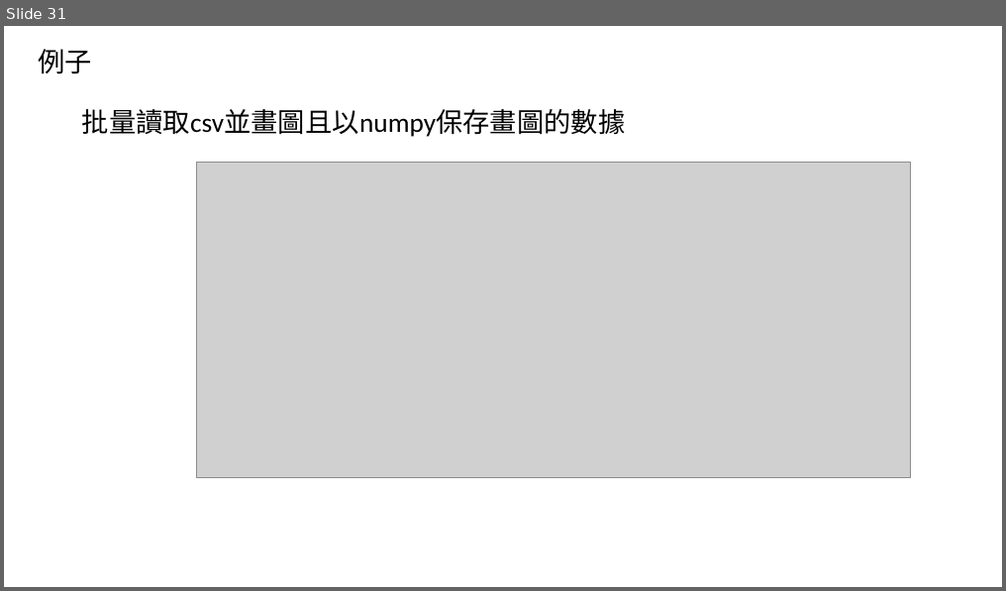
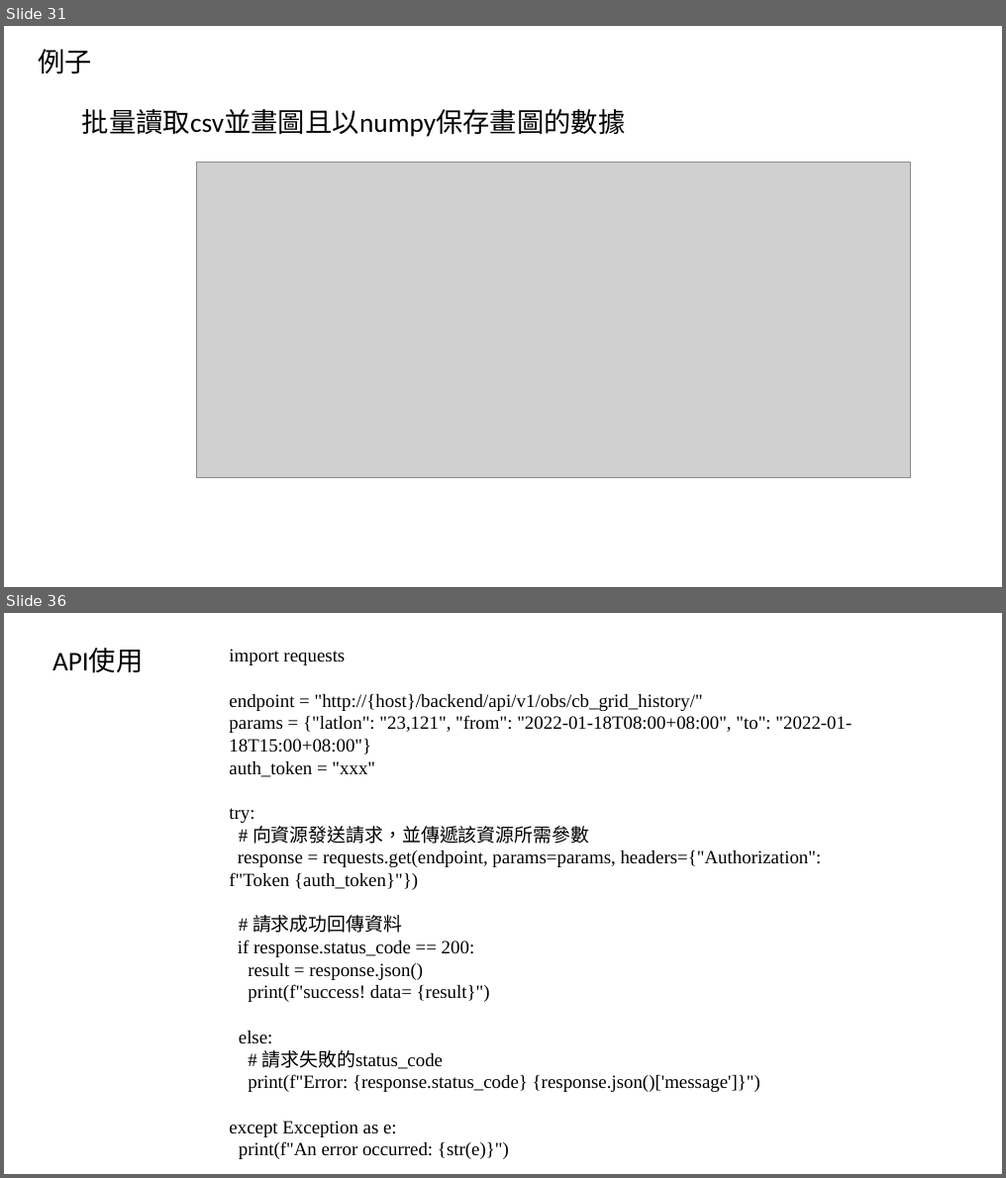
Before and after one commit to mike52ten11/python-data-analysis, a slide deck: python講義.pptx. Shown one above the other, each under a label of ours: slide 31 before the commit, slides 31 and 36 after it; the slides between them are not shown. The pictures are 1006x591 and 1006x1178 pixels, drawn with LibreOffice and Linux fonts; fonts in the diff are those of the drawing; grey boxes stand for pictures. Boxes give left, top, right and bottom in pixels: in the first picture for what was removed or moved away, otherwise in the second. Text is boxed around its words. In the diff, an @@ line names an element or a change of style, - is before the commit and + after.

```diff
--- a/python講義.pptx
+++ b/python講義.pptx
@@ slide 36 added at [4,613,1002,1174], background #FFFFFF @@
@@ text added at [53,648,143,673], 26 pt, text #000000 @@
+API使用
@@ text added at [229,649,851,1159], 18 pt, text #000000 @@
+import requests
+endpoint = "http://{host}/backend/api/v1/obs/cb_grid_history/"
+params = {"latlon": "23,121", "from": "2022-01-18T08:00+08:00", "to": "2022-01-18T15:00+08:00"}
+auth_token = "xxx"
+try:
+# 向資源發送請求，並傳遞該資源所需參數
+response = requests.get(endpoint, params=params, headers={"Authorization": f"Token {auth_token}"})
+# 請求成功回傳資料
+if response.status_code == 200:
+result = response.json()
+print(f"success! data= {result}")
+else:
+# 請求失敗的status_code
+print(f"Error: {response.status_code} {response.json()['message']}")
+except Exception as e:
+print(f"An error occurred: {str(e)}")
```
Also in this commit, not shown: 4 other slides added, 1 slide removed, 19 other files.
